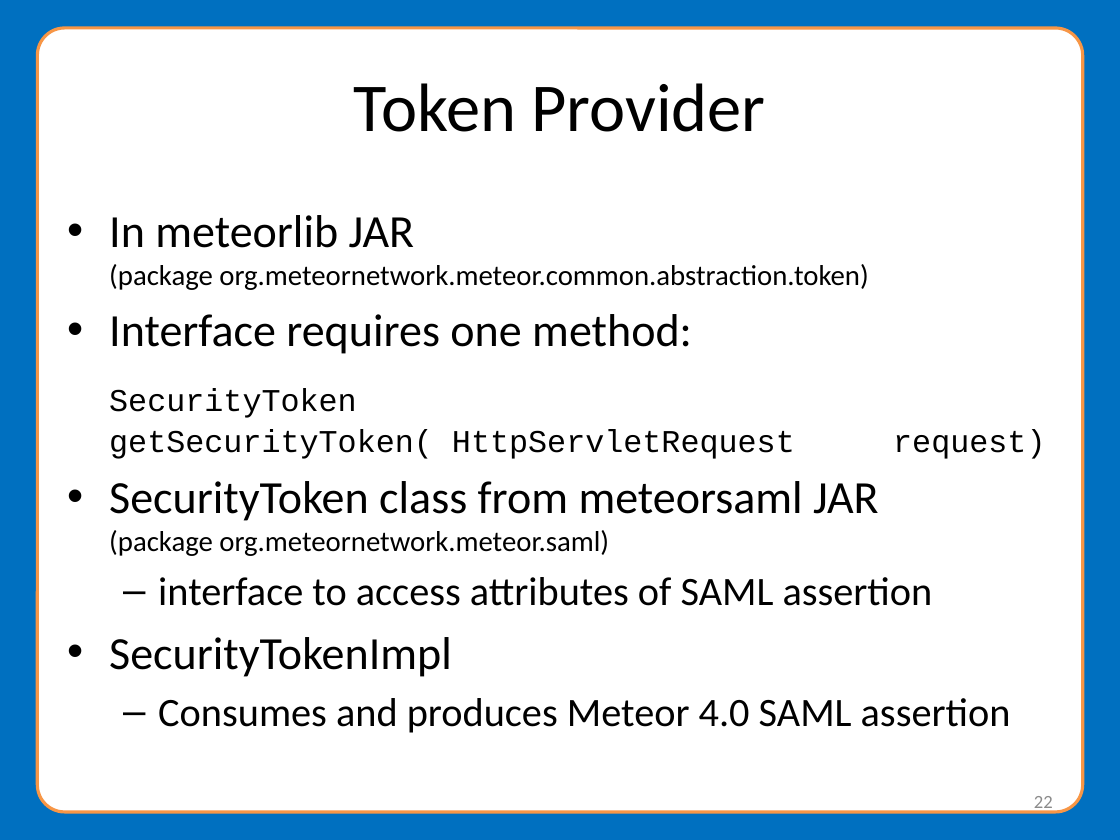
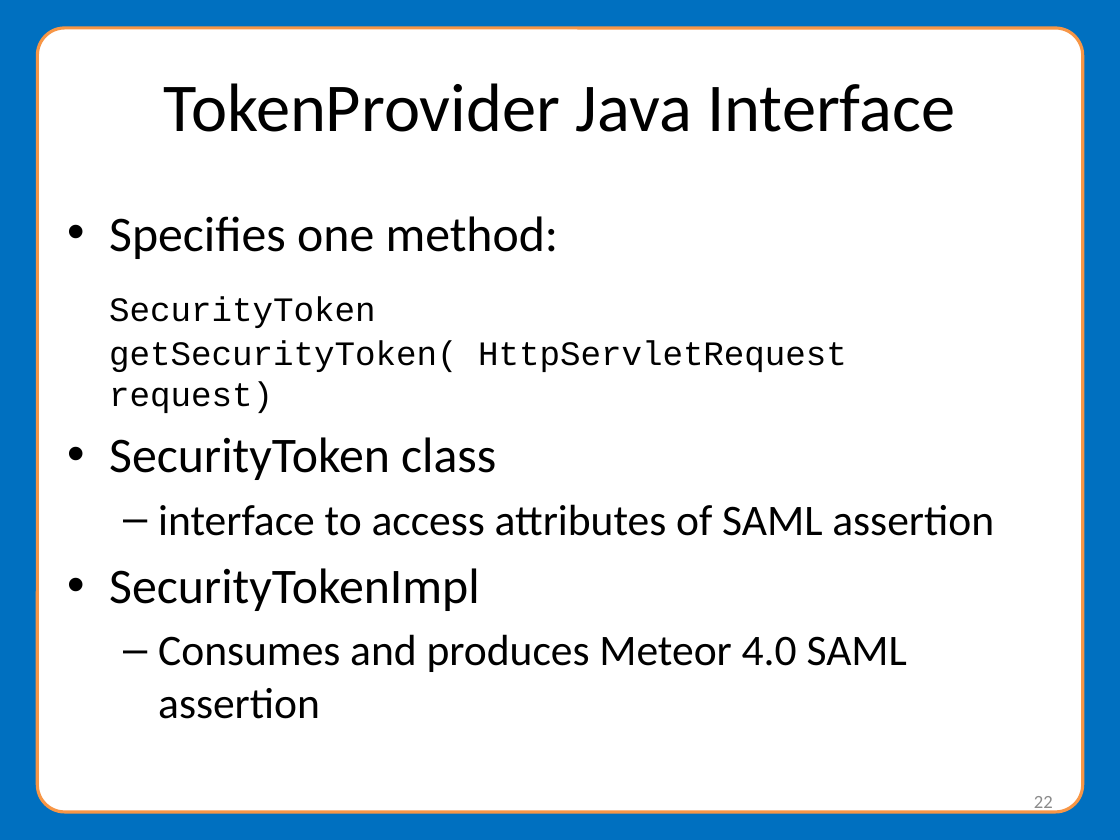
Before and after one commit to NationalStudentClearinghouse/Meteor4, a slide deck: slide 22 of docs/webinar/MeteorWebinarPresentation.pptx. Drawn at 1120x840 pixels with LibreOffice and Linux fonts; fonts in the diff are those of the drawing; background and template pictures are left out. Boxes give left, top, right and bottom in pixels: in the first picture for what was removed or moved away, otherwise in the second. Text is boxed around its words. In the diff, an @@ line names an element or a change of style, - is before the commit and + after.

```diff
--- a/docs/webinar/MeteorWebinarPresentation.pptx
+++ b/docs/webinar/MeteorWebinarPresentation.pptx
@@ title at (164, 83, 955, 132): text changed @@
-Token Provider
+TokenProvider Java Interface
@@ text at (109, 216, 559, 259): text changed; size 18.5 to 32 pt @@
-• In meteorlib JAR
-(package org.meteornetwork.meteor.common.abstraction.token)
-• Interface requires one method:
+• Specifies one method:
@@ text at (109, 296, 994, 719): size 20.4 to 22 pt in "SecurityToken getSecurityToken( HttpServletRequest request)"; size 25.9 to 28 pt in "interface to access attributes of SAML assertion", "Consumes and produces Meteor 4.0 SAML assertion"; size 29.6 to 32 pt in "SecurityTokenImpl" @@
@@ text at (109, 437, 496, 480): text changed; size 18.5 to 32 pt @@
-• SecurityToken class from meteorsaml JAR
-(package org.meteornetwork.meteor.saml)
+• SecurityToken class
```
Also in this commit, not shown: 7 other slides changed, 17 slides added.
